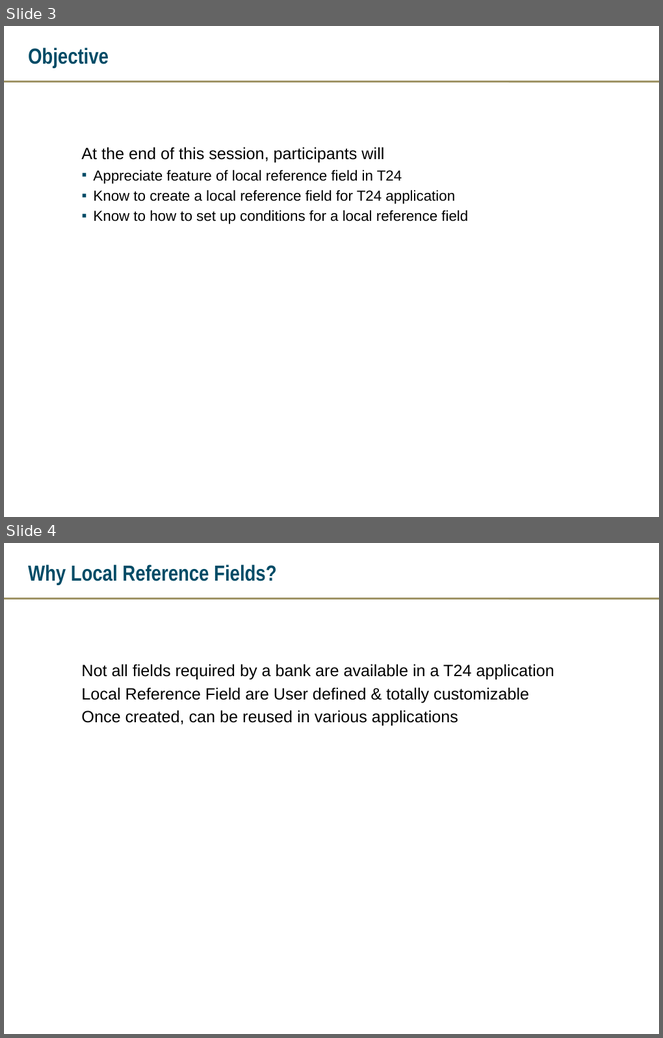
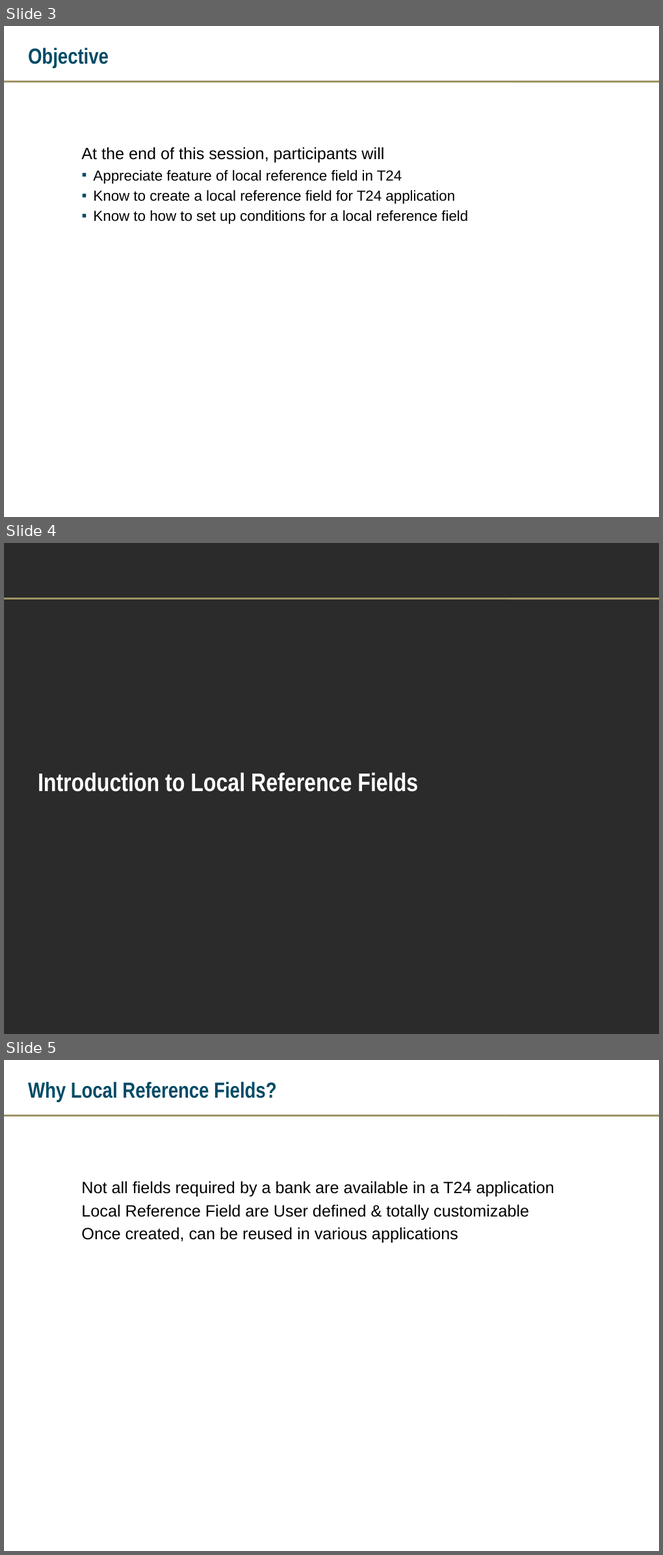
Before and after one commit to Chinnusz262/ggg, a slide deck: local reference.pptx. Shown one above the other, each under a label of ours: slides 3 and 4 before the commit, slides 3, 4 and 5 after it. The pictures are 663x1038 and 663x1555 pixels, drawn with LibreOffice and Linux fonts; fonts in the diff are those of the drawing; background and template pictures are left out; a plain dark background stands for a picture behind light text. Boxes give left, top, right and bottom in pixels: in the first picture for what was removed or moved away, otherwise in the second. Text is boxed around its words. In the diff, an @@ line names an element or a change of style, - is before the commit and + after.

```diff
--- a/local reference.pptx
+++ b/local reference.pptx
@@ slide 4 added at <box>4,543,659,1034</box>, background picture (left out); not listed: 1 template element that a slide beside it also shows @@
@@ title added at <box>38,772,418,792</box>, 28 pt, text #FFFFFF, bold @@
+Introduction to Local Reference Fields
@@ what was slide 4 is now slide 5 @@
```
Also in this commit, not shown: 5 other slides added, 8 other files.
